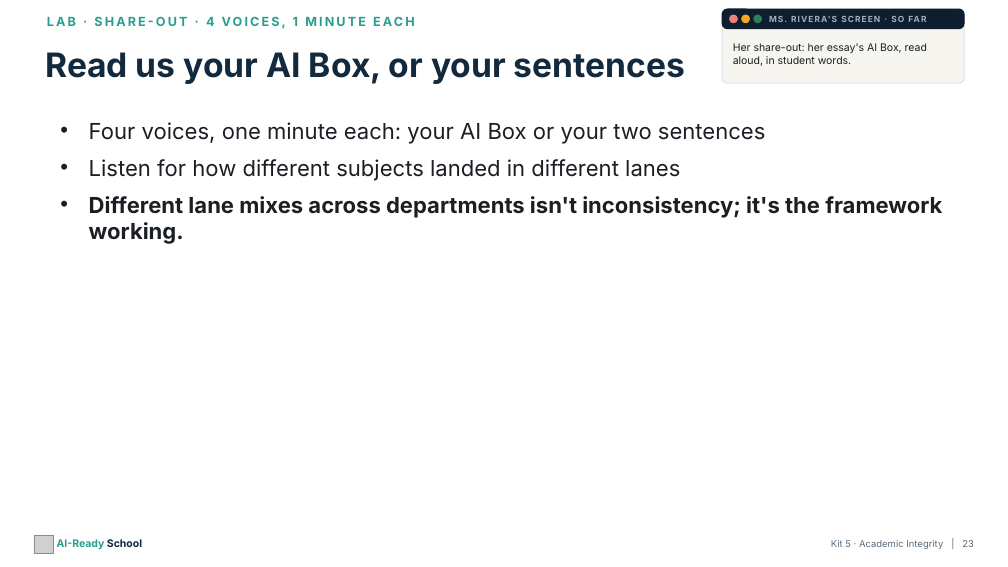
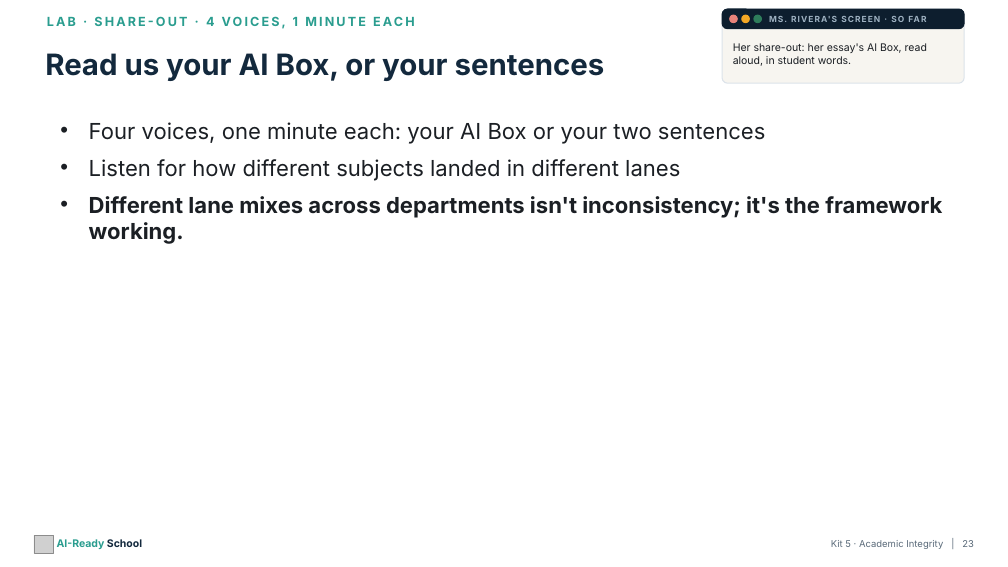
Before and after one commit to aspinozzi1/Ai-School-Ready, a slide deck: slide 23 of kits/kit05/Kit05_PresentationDeck.pptx. Drawn at 1008x567 pixels with LibreOffice and Linux fonts; fonts in the diff are those of the drawing; grey boxes stand for pictures. Boxes give left, top, right and bottom in pixels: in the first picture for what was removed or moved away, otherwise in the second. Text is boxed around its words. In the diff, an @@ line names an element or a change of style, - is before the commit and + after.

```diff
--- a/kits/kit05/Kit05_PresentationDeck.pptx
+++ b/kits/kit05/Kit05_PresentationDeck.pptx
@@ text "Read us your AI Box, ..." at (45,53,605,81): size 32 to 28 pt @@
```
Also in this commit, not shown: 1 other slide changed, 1 other file.
